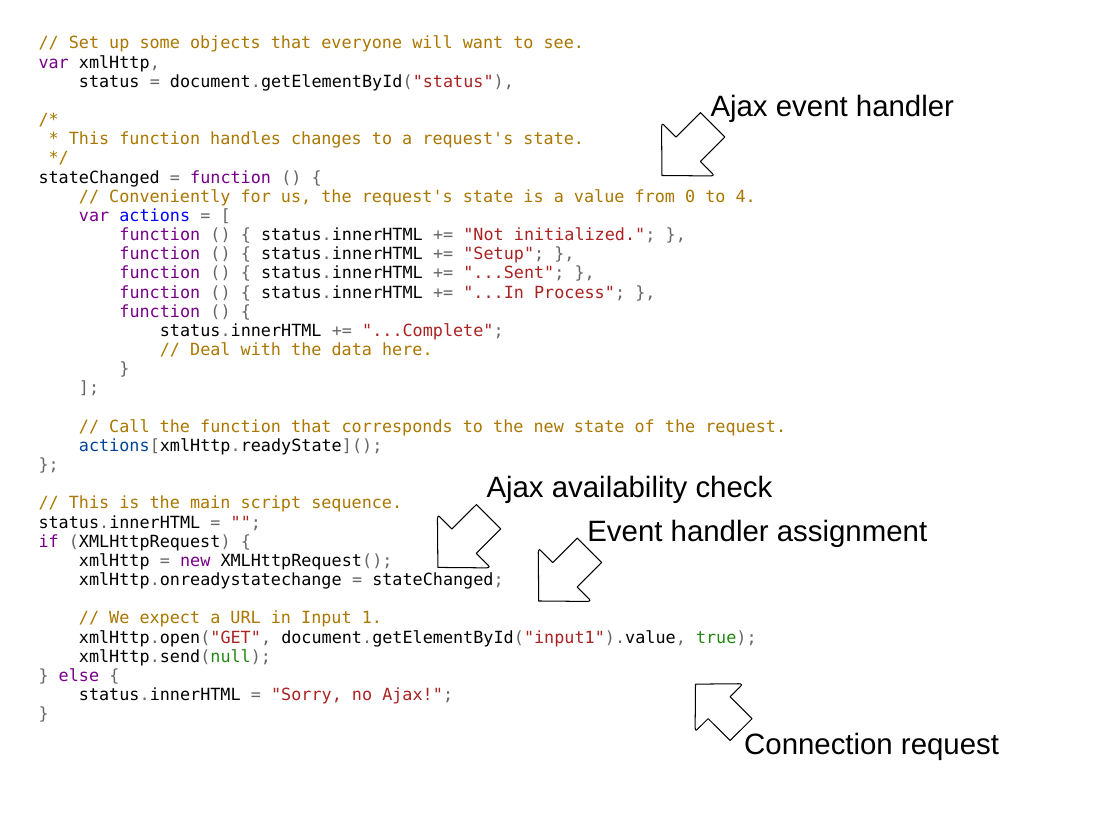
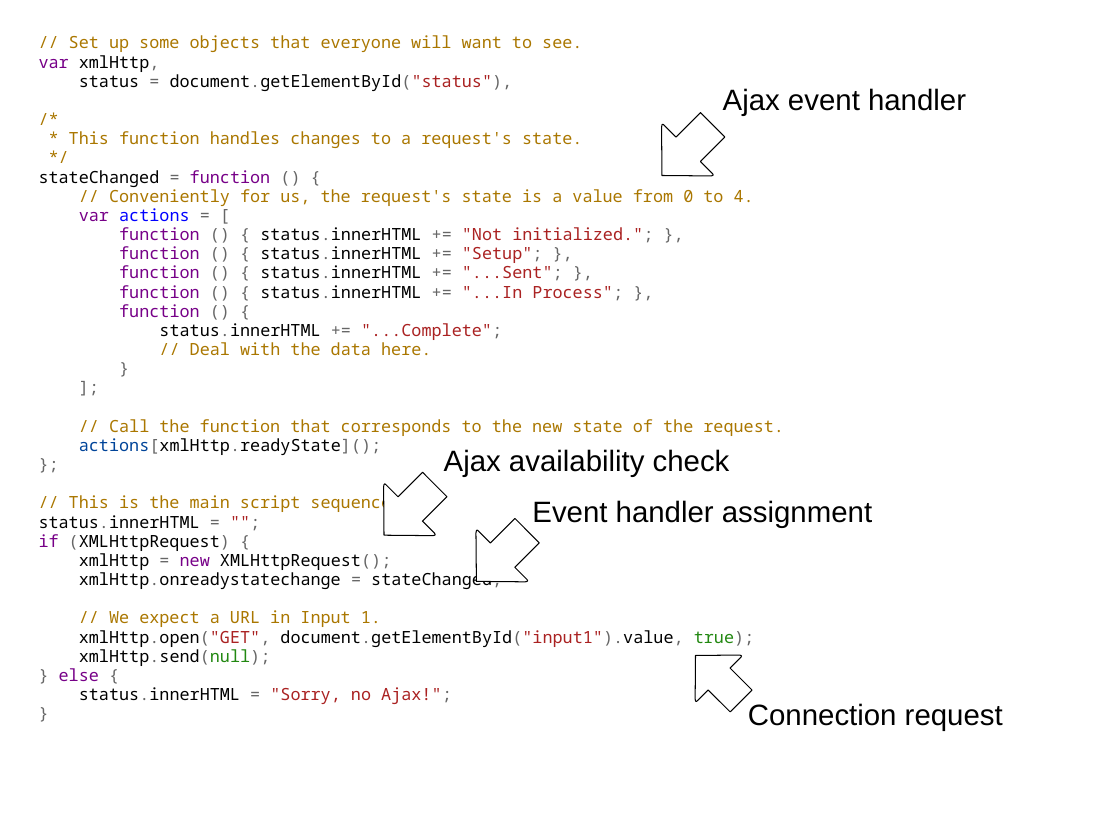
Before and after one commit to dondi/javascript-book, a slide deck: slide 32 of presentations/Chapter_8_Presentation.ppt. Drawn at 1120x840 pixels with LibreOffice and Linux fonts; fonts in the diff are those of the drawing; background and template pictures are left out. Boxes give left, top, right and bottom in pixels: in the first picture for what was removed or moved away, otherwise in the second. Text is boxed around its words. In the diff, an @@ line names an element or a change of style, - is before the commit and + after.

```diff
--- a/presentations/Chapter_8_Presentation.ppt
+++ b/presentations/Chapter_8_Presentation.ppt
@@ text "// Set up some objects ..." at [39,35,784,704]: font DejaVu Sans Mono to Noto Sans Mono @@
@@ text "Ajax event handler": place and size @@
-text "Ajax event handler" at [711,94,954,121]
+text "Ajax event handler" at [723,88,966,116]
@@ text "Ajax availability check": place and size @@
-text "Ajax availability check" at [487,475,773,502]
+text "Ajax availability check" at [444,449,730,477]
@@ freeform shape: place and size @@
-freeform shape at [438,505,501,569]
+freeform shape at [384,473,448,536]
@@ text "Event handler assignment": place and size @@
-text "Event handler assignment" at [587,519,927,547]
+text "Event handler assignment" at [532,500,872,528]
@@ freeform shape: place and size @@
-freeform shape at [538,538,602,602]
+freeform shape at [476,518,539,582]
@@ freeform shape: place and size @@
-freeform shape at [696,683,752,740]
+freeform shape at [696,655,752,712]
@@ text "Connection request": place and size @@
-text "Connection request" at [744,732,999,760]
+text "Connection request" at [748,703,1003,731]
```
Also in this commit, not shown: 16 other slides changed.
